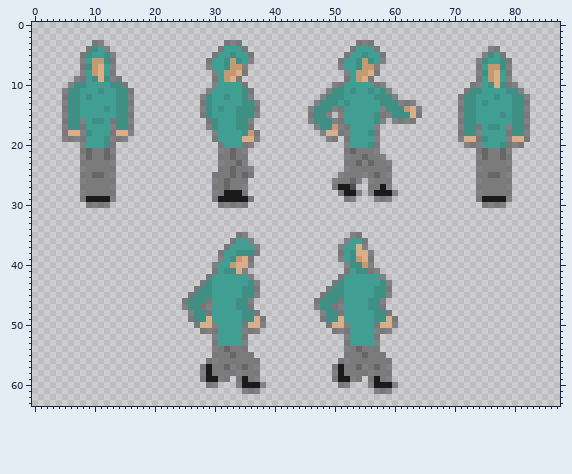
File history of a sprite sheet, Assets/Resources/Textures/World/CharacterOutline.png. The picture above was drawn from the file before the commit.
The file is 88x64 pixels.
New version:
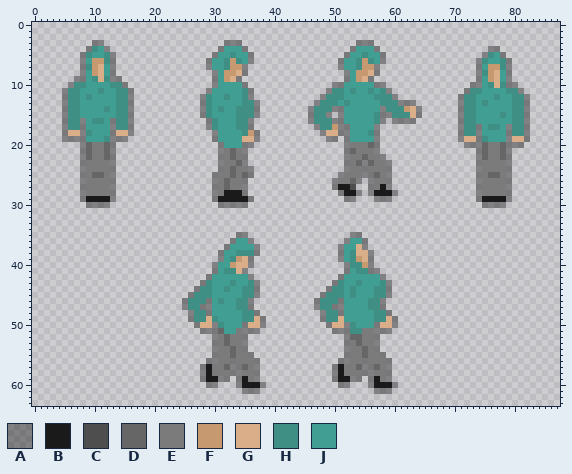
Palette (. is transparent): A #0000005e  B #1a1a1a  C #4e4e4e  D #666666  E #7b7b7b  F #c69971  G #d9ae88  H #3f8f84  J #419e93
The commit says: Character legs length sprite fix and distance to island in starting level
From old to new:
@@ x 0..87 @@
 19 .....AAAAJJJHAAA..............AJJJJGGA...........AA.AJJJJA.............AGGAHJJJAGGA.....
-20 ........AJJJHA.................AJJJAA...............AJJJHA..............AAAJJJHAAA......
+20 ........ADEEDA.................AJJJAA...............AEEEDA..............AAADEEDAAA......
 21 ........ADEEDA.................AEDEA................ADEEEA................ADEEDA........
@@ x 28..58 @@
 42 .AJJJJJJA..............AJJJJJJA
-43 AHJJJJJJHA............AHJJJJJJH
-44 HHJJJJJHHA...........AHHJJJJJHH
-45 HHJJJJJHHA..........AHHHJJJJJHH
-46 HAJJJJHHA..........AHHHAJJJJHHA
+43 AHJJJHJJHA............AHJJHJJJH
+44 HHJJHJJHHA...........AHHJHJJJHH
+45 HHJJJJJHHA..........AHHHJHJJJHH
+46 HAJHJJHHA..........AHHHAJJJJHHA
 47 AAJJJJHHA..........AHHAAJJJJHHA
 48 HAJJJJJHHA..........AHHAJJJJJHH
-49 HGJJJJJHHGA.........AHHGJJJJJHH
-50 GGAJJJJAGGA..........AGGAJJJJAG
-51 AAAJJJJAAA............AAAJJJJAA
-52 ..AJJJJA................AJJJJA.
-53 ..AJJJJA................AJJJJA.
-54 ..AEDEEA................AEDEEA.
+49 HGHJJJJHHGA.........AHHGJJJJJHH
+50 GGAHJJJAGGA..........AGGAHJJJAG
+51 AAADJJEAAA............AAAHHEEAA
+52 ..AEDEEA................ADDEEA.
+53 ..AEDEEA................AEDEEA.
+54 ..AEEDEA................AEEDEA.
 55 ..AEEDEEA...............AEEDEEA
Changed places in both pictures, as pixel boxes (x1, y1, x2, y2):
changed: (86, 142, 110, 148)
changed: (350, 142, 374, 148)
changed: (482, 142, 506, 148)
changed: (212, 280, 242, 352)
changed: (350, 280, 374, 352)
